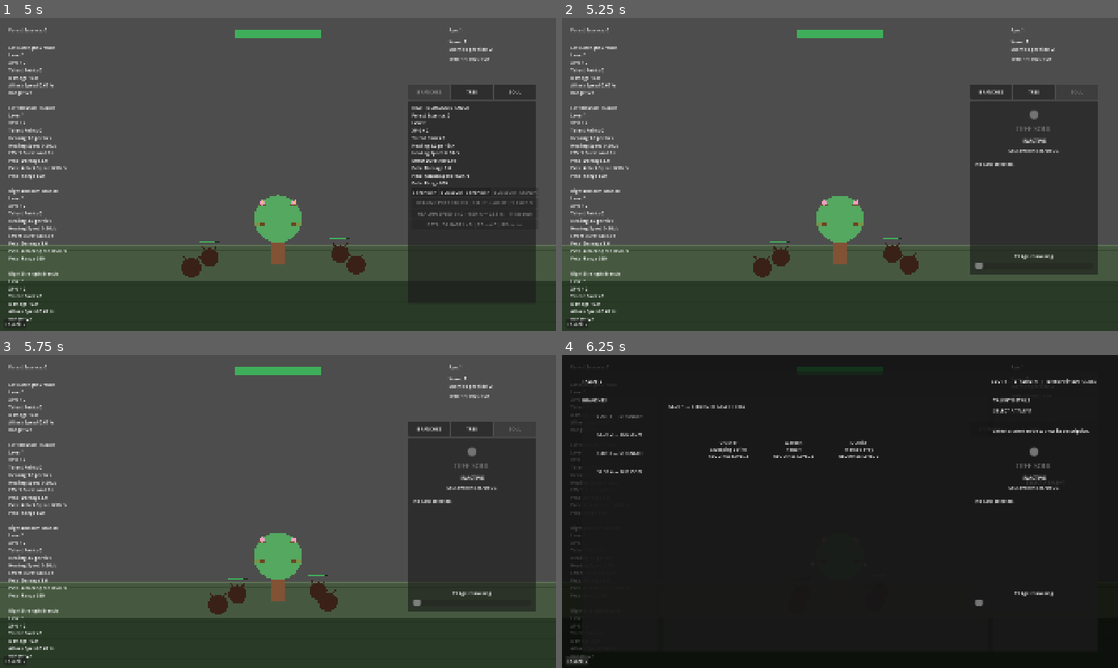
Above: before the commit, frames 1-4 (two rows, left to right).
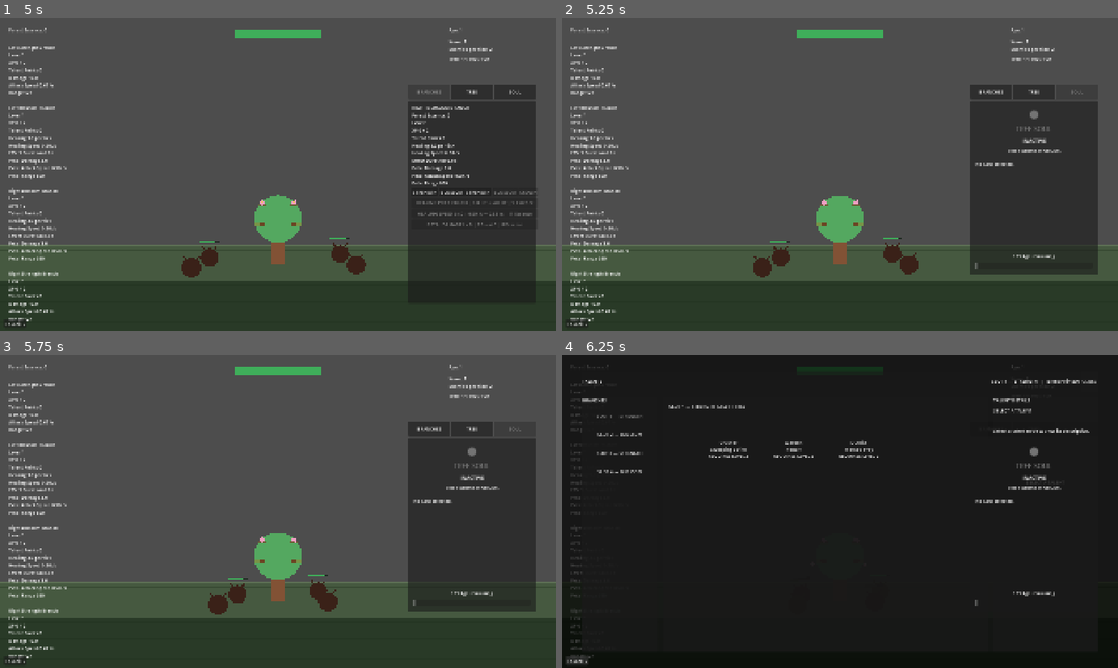
Above: after the commit, the same moments.

Repository: Triggggie/tree-guardian
Game: Godot game, scene res://scenes/main_world.tscn
Same seed, same stepped clock (60 frames per second), same inputs: the game is played once before the commit and once after it.
Inputs:
- Up to frame 1 (5 s): click "BLOSSOM" at 0.5 s; click "STRENGTH" at 1.25 s; click "STRENGTH" at 2 s; click "BLOSSOM" at 2.75 s; click "TREE" at 3.5 s; click "BRANCHES" at 4.25 s
- Up to frame 2 (5.25 s): click "SOUL" at 5 s
- Up to frame 3 (5.75 s): no input
- Up to frame 4 (6.25 s): click "TALENTS" at 5.75 s

Frame 1 is identical in both runs. In frame 2, 0.2% of the frame differs, in the area x 74-90%, y 42-81%; in frame 3, 0.2%; in frame 4, 0.2%.

Commit message:
Set Tree Soul awakening age to 200

Diff:
--- a/resources/tree_souls/azure_tree_soul.tres
+++ b/resources/tree_souls/azure_tree_soul.tres
@@ -16,5 +16,6 @@
 display_name = "Azure Soul"
 description = "Increases the attack speed of all offensive branches."
 soul_color = Color(0.047058824, 0, 1, 1)
+awakening_age = 200
 bonuses = Array[ExtResource("1_ah85l")]([SubResource("Resource_urd7q")])
 metadata/_custom_type_script = "uid://bkilv1ae3o77"
--- a/resources/tree_souls/crimson_tree_soul.tres
+++ b/resources/tree_souls/crimson_tree_soul.tres
@@ -16,5 +16,6 @@
 display_name = "Crimson Soul"
 description = "Increases damage dealt by all offensive branches."
 soul_color = Color(1, 0.078431375, 0, 1)
+awakening_age = 200
 bonuses = Array[ExtResource("1_c6yab")]([SubResource("Resource_38hwk")])
 metadata/_custom_type_script = "uid://bkilv1ae3o77"
--- a/resources/tree_souls/golden_tree_soul.tres
+++ b/resources/tree_souls/golden_tree_soul.tres
@@ -16,5 +16,6 @@
 display_name = "Golden Soul"
 description = "Increases all Essence gained during the run."
 soul_color = Color(1, 0.84313726, 0, 1)
+awakening_age = 200
 bonuses = Array[ExtResource("1_lhu7q")]([SubResource("Resource_stn5k")])
 metadata/_custom_type_script = "uid://bkilv1ae3o77"
--- a/resources/tree_souls/verdant_tree_soul.tres
+++ b/resources/tree_souls/verdant_tree_soul.tres
@@ -24,5 +24,6 @@
 display_name = "Verdant Soul"
 description = "Increases maximum health and regenerates a percentage of maximum health each second."
 soul_color = Color(0.73333335, 1, 0, 1)
+awakening_age = 200
 bonuses = Array[ExtResource("1_bp14v")]([SubResource("Resource_mfql4"), SubResource("Resource_j3oi6")])
 metadata/_custom_type_script = "uid://bkilv1ae3o77"
